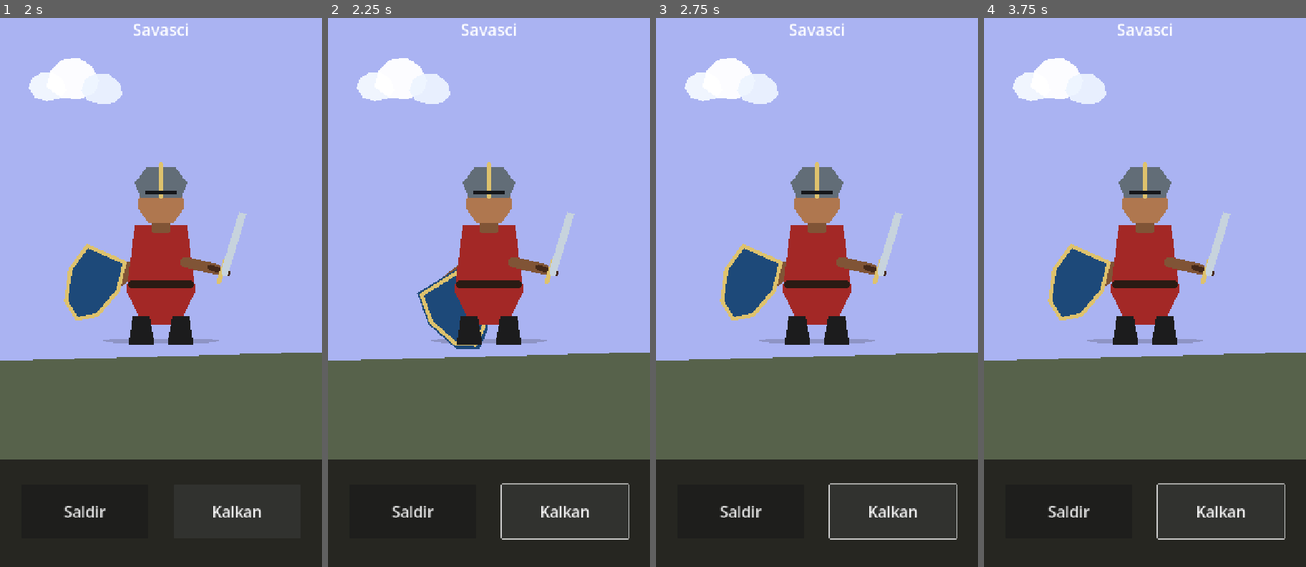
Above: before the commit, frames 1-4 (left to right).
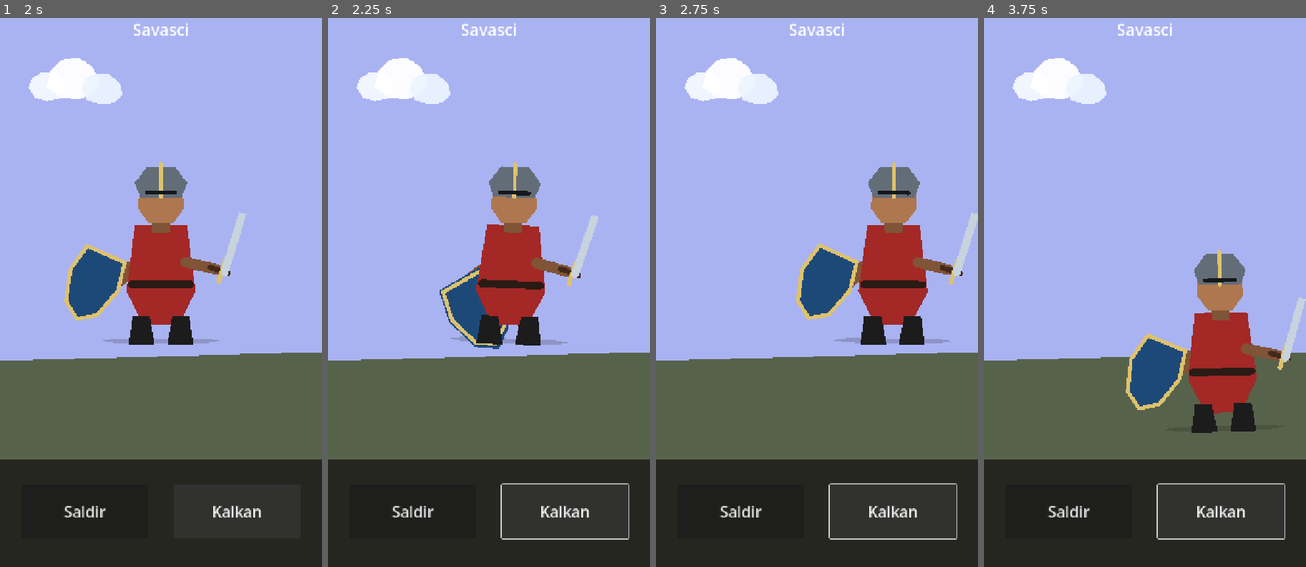
Above: after the commit, the same moments.

Repository: metinsut/godot-mobile-test
Game: Godot game, scene res://scenes/main.tscn
Two runs of this game, one before a commit and one after it. Both use one fixed random seed, a clock stepped at 60 frames per second and the inputs below.
Inputs:
- Up to frame 1 (2 s): click "Saldir" at 0.5 s; click "Kalkan" at 1.25 s
- Up to frame 2 (2.25 s): tap Enter at 2 s; hold Right (move_right, bound only after the commit) from 2.03 s (still down)
- Up to frame 3 (2.75 s): keep holding Right (move_right, bound only after the commit)
- Up to frame 4 (3.75 s): release Right (move_right, bound only after the commit) at 2.78 s; hold Down (move_down, bound only after the commit) 2.78-3.53 s; hold Right (move_right, bound only after the commit) from 3.53 s (still down)

Frame 1 is identical in both runs. In frame 2, 7.2% of the frame differs, in the area x 27-84%, y 26-61%; in frame 3, 13%; in frame 4, 15%, in the area x 19-100%, y 26-76%.

Commit message:
add move char

Diff:
--- a/project.godot
+++ b/project.godot
@@ -22,6 +22,29 @@
 window/stretch/mode="canvas_items"
 window/stretch/aspect="expand"
 
+[input]
+
+move_left={
+"deadzone": 0.5,
+"events": [Object(InputEventKey,"resource_local_to_scene":false,"resource_name":"","device":-1,"window_id":0,"alt_pressed":false,"shift_pressed":false,"ctrl_pressed":false,"meta_pressed":false,"pressed":false,"keycode":4194319,"physical_keycode":0,"key_label":0,"unicode":0,"location":0,"echo":false,"script":null)
+]
+}
+move_right={
+"deadzone": 0.5,
+"events": [Object(InputEventKey,"resource_local_to_scene":false,"resource_name":"","device":-1,"window_id":0,"alt_pressed":false,"shift_pressed":false,"ctrl_pressed":false,"meta_pressed":false,"pressed":false,"keycode":4194321,"physical_keycode":0,"key_label":0,"unicode":0,"location":0,"echo":false,"script":null)
+]
+}
+move_up={
+"deadzone": 0.5,
+"events": [Object(InputEventKey,"resource_local_to_scene":false,"resource_name":"","device":-1,"window_id":0,"alt_pressed":false,"shift_pressed":false,"ctrl_pressed":false,"meta_pressed":false,"pressed":false,"keycode":4194320,"physical_keycode":0,"key_label":0,"unicode":0,"location":0,"echo":false,"script":null)
+]
+}
+move_down={
+"deadzone": 0.5,
+"events": [Object(InputEventKey,"resource_local_to_scene":false,"resource_name":"","device":-1,"window_id":0,"alt_pressed":false,"shift_pressed":false,"ctrl_pressed":false,"meta_pressed":false,"pressed":false,"keycode":4194322,"physical_keycode":0,"key_label":0,"unicode":0,"location":0,"echo":false,"script":null)
+]
+}
+
 [physics]
 
 3d/physics_engine="Jolt Physics"
--- a/scripts/warrior.gd
+++ b/scripts/warrior.gd
@@ -1,10 +1,26 @@
 extends Node2D
+
+const MOVE_SPEED := 260.0
+const VIEWPORT_SIZE := Vector2(720.0, 1280.0)
+const UI_PANEL_TOP := 1040.0
+const VISUAL_BOUNDS := Rect2(Vector2(-126.0, -114.0), Vector2(236.0, 237.0))
 
 @onready var sword_arm: Node2D = %SwordArm
 @onready var shield_arm: Node2D = %ShieldArm
 @onready var shield: Polygon2D = %Shield
 
 var _action_tween: Tween
+var _base_scale := Vector2.ONE
+var _walk_time := 0.0
+
+func _ready() -> void:
+	_base_scale = scale
+
+func _physics_process(delta: float) -> void:
+	var move_direction := Input.get_vector("move_left", "move_right", "move_up", "move_down")
+	_update_facing(move_direction)
+	position = get_next_position(position, move_direction, delta)
+	_update_walk_animation(move_direction, delta)
 
 func attack() -> void:
 	_restart_action()
@@ -22,7 +38,69 @@
 	_action_tween.parallel().tween_property(shield_arm, "rotation_degrees", 24.0, 0.18).set_trans(Tween.TRANS_SINE).set_ease(Tween.EASE_IN_OUT)
 	_action_tween.parallel().tween_property(shield, "scale", Vector2.ONE, 0.18)
 
+func get_next_position(current_position: Vector2, move_direction: Vector2, delta: float) -> Vector2:
+	if move_direction != Vector2.ZERO:
+		current_position += move_direction.normalized() * MOVE_SPEED * delta
+
+	var root_position_limits := _get_root_position_limits()
+	return Vector2(
+		clampf(current_position.x, root_position_limits.position.x, root_position_limits.end.x),
+		clampf(current_position.y, root_position_limits.position.y, root_position_limits.end.y)
+	)
+
+func get_screen_visual_bounds(for_position: Vector2) -> Rect2:
+	var scale_abs := Vector2(absf(scale.x), absf(scale.y))
+	var min_x: float
+	var max_x: float
+
+	if scale.x < 0.0:
+		min_x = for_position.x - VISUAL_BOUNDS.end.x * scale_abs.x
+		max_x = for_position.x - VISUAL_BOUNDS.position.x * scale_abs.x
+	else:
+		min_x = for_position.x + VISUAL_BOUNDS.position.x * scale_abs.x
+		max_x = for_position.x + VISUAL_BOUNDS.end.x * scale_abs.x
+
+	var min_y := for_position.y + VISUAL_BOUNDS.position.y * scale_abs.y
+	var max_y := for_position.y + VISUAL_BOUNDS.end.y * scale_abs.y
+
+	return Rect2(Vector2(min_x, min_y), Vector2(max_x - min_x, max_y - min_y))
+
 func _restart_action() -> void:
 	if is_instance_valid(_action_tween):
 		_action_tween.kill()
 	_action_tween = create_tween()
+
+func _get_root_position_limits() -> Rect2:
+	var scale_abs := Vector2(absf(scale.x), absf(scale.y))
+	var left_extent: float
+	var right_extent: float
+
+	if scale.x < 0.0:
+		left_extent = VISUAL_BOUNDS.end.x * scale_abs.x
+		right_extent = -VISUAL_BOUNDS.position.x * scale_abs.x
+	else:
+		left_extent = -VISUAL_BOUNDS.position.x * scale_abs.x
+		right_extent = VISUAL_BOUNDS.end.x * scale_abs.x
+
+	var top_extent := -VISUAL_BOUNDS.position.y * scale_abs.y
+	var bottom_extent := VISUAL_BOUNDS.end.y * scale_abs.y
+
+	return Rect2(
+		Vector2(left_extent, top_extent),
+		Vector2(VIEWPORT_SIZE.x - left_extent - right_extent, UI_PANEL_TOP - top_extent - bottom_extent)
+	)
+
+func _update_facing(move_direction: Vector2) -> void:
+	if move_direction.x != 0.0:
+		scale.x = absf(_base_scale.x) * signf(move_direction.x)
+
+func _update_walk_animation(move_direction: Vector2, delta: float) -> void:
+	var smoothing := minf(delta * 14.0, 1.0)
+
+	if move_direction == Vector2.ZERO:
+		_walk_time = 0.0
+		rotation_degrees = lerpf(rotation_degrees, 0.0, smoothing)
+		return
+
+	_walk_time += delta * 10.0
+	rotation_degrees = lerpf(rotation_degrees, sin(_walk_time) * 2.5, smoothing)
--- a/tests/test_project_structure.gd
+++ b/tests/test_project_structure.gd
@@ -28,7 +28,36 @@
 			failures.append("Warrior must expose attack()")
 		if not warrior.has_method("defend"):
 			failures.append("Warrior must expose defend()")
+		if not warrior.has_method("get_next_position"):
+			failures.append("Warrior must expose get_next_position()")
+		else:
+			var moved_position: Vector2 = warrior.get_next_position(Vector2(360, 572), Vector2.RIGHT, 0.5)
+			if not moved_position.is_equal_approx(Vector2(490, 572)):
+				failures.append("Warrior must move right according to movement speed")
+		if not warrior.has_method("get_screen_visual_bounds"):
+			failures.append("Warrior must expose get_screen_visual_bounds()")
+		else:
+			warrior.scale = Vector2(-1.72, 1.72)
+			var left_position: Vector2 = warrior.get_next_position(Vector2(360, 572), Vector2.LEFT, 10.0)
+			var left_bounds: Rect2 = warrior.get_screen_visual_bounds(left_position)
+			if not is_equal_approx(left_bounds.position.x, 0.0):
+				failures.append("Warrior visible left edge must stop at screen left")
+
+			warrior.scale = Vector2(1.72, 1.72)
+			var right_position: Vector2 = warrior.get_next_position(Vector2(360, 572), Vector2.RIGHT, 10.0)
+			var right_bounds: Rect2 = warrior.get_screen_visual_bounds(right_position)
+			if not is_equal_approx(right_bounds.end.x, 720.0):
+				failures.append("Warrior visible right edge must stop at screen right")
+
+			var down_position: Vector2 = warrior.get_next_position(Vector2(360, 572), Vector2.DOWN, 10.0)
+			var down_bounds: Rect2 = warrior.get_screen_visual_bounds(down_position)
+			if not is_equal_approx(down_bounds.end.y, 1040.0):
+				failures.append("Warrior visible bottom edge must stop above action buttons")
 		warrior.free()
+
+	for action in ["move_left", "move_right", "move_up", "move_down"]:
+		if not ProjectSettings.has_setting("input/%s" % action):
+			failures.append("Project must define input action: %s" % action)
 
 	if failures.is_empty():
 		print("Project structure smoke test passed.")
Not shown, changed: README.md
Not shown, changed: tests/validate_project_structure.sh
